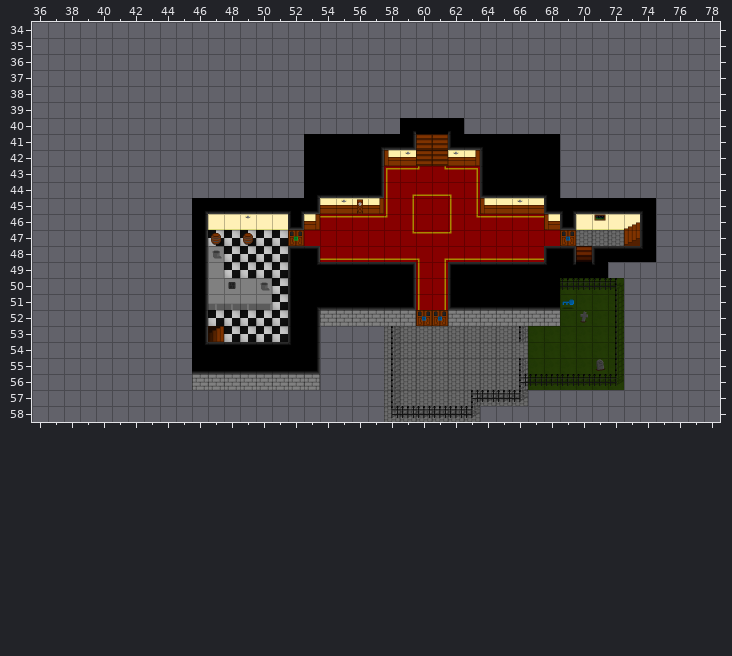
One commit to this Tiled map (JSON): data/maps/test4.json. The picture above was drawn from the file before the commit.
Cells are 32x32 px. Shown: x 36..78, y 34..58.
Now the later version:
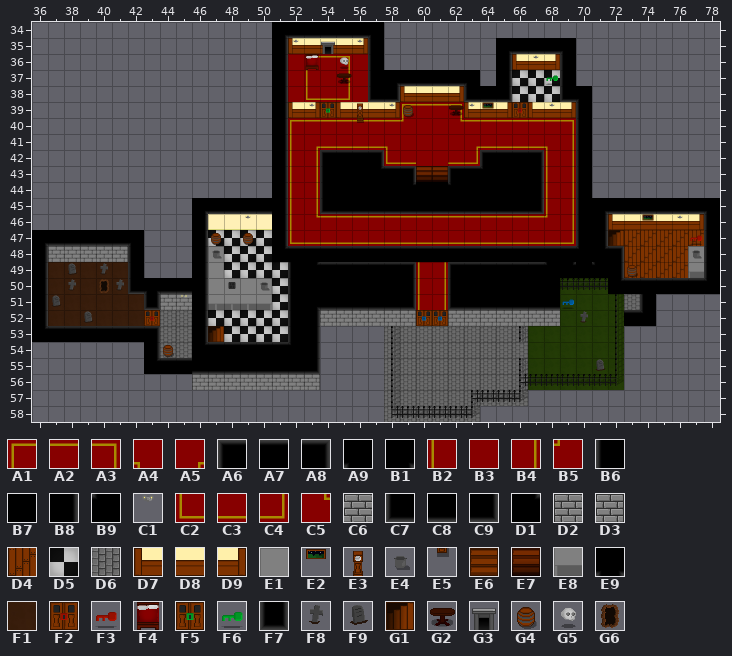
Key: from "baseTiles": A1 0, A2 1, A3 2, A4 3, A5 4, A6 5, A7 6, A8 7, A9 8, B1 9, B2 20, B3 21, B4 22, B5 23, B6 25, B7 26, B8 27, B9 28, C1 29, C2 40, C3 41, C4 42, C5 43, C6 44, C7 45, C8 46, C9 47, D1 48, D2 60, D3 62, D4 63, D5 64, D6 66, D7 80, D8 81, D9 82, E1 83, E2 88, E3 100, E4 102, E5 120, E6 121 "stairs", E7 122 "stairs", E8 123, E9 126, F1 128, F2 142 "door", F3 143 "key_red", F4 148, F5 162 "door", F6 163 "key_green", F7 165, F8 166, F9 167, G1 181 "stairs", G2 182, G3 183, G4 184, G5 185 "skull", G6 186 "grave".
__ is an empty cell.
Objects are placed by their top-left corner, in cells (3,4 is the top-left corner of cell 3,4); size is 1x1 cell unless given.
Tiles of an added or newly shown layer are drawn over the layers below it.
From old to new:
Changed rows in their new state; .. is an unchanged cell.
Layer "Basement/Tile Layer" (now shown):
first column x 36:
47 B1 C8 C8 C8 C8 C8 A9 .. .. .. .. .. .. .. .. .. .. .. .. .. .. .. .. .. .. .. .. .. .. .. .. .. .. .. .. .. .. .. ..
48 B8 D2 C6 C6 C6 D3 B6 .. .. .. .. .. .. .. .. .. .. .. .. .. .. .. .. .. .. .. .. .. .. .. .. .. .. .. .. .. .. .. ..
49 B8 F1 F1 F1 F1 F1 B6 .. .. .. .. .. .. .. .. .. .. .. .. .. .. .. .. .. .. .. .. .. .. .. .. .. .. .. .. .. .. .. ..
50 B8 F1 F1 F1 F1 F1 C7 E9 C8 C8 .. .. .. .. .. .. .. .. .. .. .. .. .. .. .. .. .. .. .. .. .. .. .. .. .. .. .. .. ..
51 B8 F1 F1 F1 F1 F1 F1 F7 D2 C6 .. .. .. .. .. .. .. .. .. .. .. .. .. .. .. .. .. .. .. .. .. .. .. .. .. .. .. D6 B6
52 B8 F1 F1 F1 F1 F1 F1 F1 D6 D6 .. .. .. .. .. .. .. .. .. .. .. .. .. .. .. .. .. .. .. .. .. .. .. .. .. .. .. A7 B9
53 D1 A7 A7 A7 A7 A7 A7 A8 D6 D6 .. .. .. .. .. .. .. .. .. .. .. .. .. .. .. .. .. .. .. .. .. .. .. .. .. .. .. .. ..
54 .. .. .. .. .. .. .. B8 D6 D6 .. .. .. .. .. .. .. .. .. .. .. .. .. .. .. .. .. .. .. .. .. .. .. .. .. .. .. .. ..
55 .. .. .. .. .. .. .. D1 A7 A7 .. .. .. .. .. .. .. .. .. .. .. .. .. .. .. .. .. .. .. .. .. .. .. .. .. .. .. .. ..
Layer "Basement/Object Layer" (now shown):
added: E6 "stairs" at 70,47
added: C1 at 72,47
added: E4 at 72,49
added: F9 at 38,49
added: F8 at 40,49
added: F8 at 41,50
added: F8 at 38,50
added: G6 "grave" at 40,50
added: C1 at 45,51
added: F9 at 37,51
added: F2 "door" at 43,52
added: F9 at 39,52
added: G4 at 44,54
Layer "First Floor/Tile Layer" (now shown):
first column x 51:
34 B1 C8 C8 C8 C8 C8 A9 .. .. .. .. .. .. .. .. .. .. .. .. .. .. .. .. .. .. .. .. ..
35 B8 D7 D8 D8 D8 D9 B6 .. .. .. .. .. .. .. B1 C8 C8 C8 A9 .. .. .. .. .. .. .. .. ..
36 B8 B3 A1 A2 A3 B3 B6 .. .. .. .. .. .. .. B8 D7 D8 D9 B6 .. .. .. .. .. .. .. .. ..
37 B8 B3 B2 B3 B4 B3 B6 B1 C8 C8 C8 C8 A9 .. B8 D5 D5 D5 B6 .. .. .. .. .. .. .. .. ..
38 B8 B3 C2 C3 C4 B3 C7 C9 D7 D8 D8 D9 C7 C8 C9 D5 D5 D5 C7 A9 .. .. .. .. .. .. .. ..
39 B8 D7 D9 B3 D7 D8 D8 D9 A1 A2 A2 A3 D7 D8 D9 D5 D7 D8 D9 B6 .. .. .. .. .. .. .. ..
40 B8 A1 A2 A2 A2 A2 A2 A2 B5 B3 B3 C5 A2 A2 A2 A2 A2 A2 A3 B6 .. .. .. .. .. .. .. ..
41 B8 B2 A5 C3 C3 C3 C3 A4 B3 B3 B3 B3 A5 C3 C3 C3 C3 A4 B4 B6 .. .. .. .. .. .. .. ..
42 B8 B2 B4 A6 A7 A7 A8 C2 C3 B3 B3 C3 C4 A6 A7 A7 A8 B2 B4 B6 .. .. .. .. .. .. .. ..
43 B8 B2 B4 B6 .. .. D1 A7 A8 B3 B3 A6 A7 B9 .. .. B8 B2 B4 B6 .. .. .. .. .. .. .. ..
44 B8 B2 B4 B6 B7 B7 B7 B7 D1 B7 B7 B9 B7 B7 B7 B7 B8 B2 B4 B6 .. .. .. .. .. .. .. ..
45 B8 B2 B4 C7 C8 C8 C8 C8 C8 C8 C8 C8 C8 C8 C8 C8 C9 B2 B4 B6 B1 .. .. C8 C8 C8 C8 A9
46 B8 B2 C5 .. .. .. .. A2 A2 A2 A2 A2 A2 .. .. .. .. B5 B4 B6 B8 D7 D8 D8 D8 D8 D9 B6
47 B8 C2 C3 C3 C3 C3 C3 C3 C3 C3 C3 C3 C3 C3 C3 C3 C3 C3 C4 B6 B8 D4 D4 D4 D4 D4 D4 B6
48 D1 A7 A7 A7 A7 A7 A7 A7 A7 A7 A7 A7 A7 A7 A7 A7 A7 A7 A7 B9 D1 A8 D4 D4 D4 D4 E1 B6
49 .. .. .. .. .. .. .. .. .. .. .. .. .. .. .. .. .. .. .. .. .. B8 D4 D4 D4 D4 E8 B6
50 .. .. .. .. .. .. .. .. .. .. .. .. .. .. .. .. .. .. .. .. .. D1 A7 A7 A7 A7 A7 B9
Layer "First Floor/Object Layer" (now shown):
added: C1 at 52,35
added: C1 at 56,35
added: G3 at 54,35
added: C1 at 67,36
added: G5 "skull" at 55,36
added: F4 at 53,36
added: F6 "key_green" at 68,37
added: G2 at 55,37
added: E3 at 56,39
added: F2 "door" at 66,39
added: F5 "door" at 54,39
added: E2 at 64,39
added: C1 at 58,39
added: C1 at 63,39
added: C1 at 68,39
added: C1 at 53,39
added: G2 at 62,39
added: G4 at 59,39
added: E5 at 56,40
added: E7 "stairs" at 60,43
added: E7 "stairs" at 61,43
added: E2 at 74,46
added: C1 at 76,46
added: G1 "stairs" at 72,47
added: F3 "key_red" at 77,47
added: E4 at 77,48
added: G4 at 73,49
Boxes around the changes in both pictures, in picture pixels (x1, y1, x2, y2):
added: (272, 22, 720, 326)
added: (32, 230, 192, 374)
